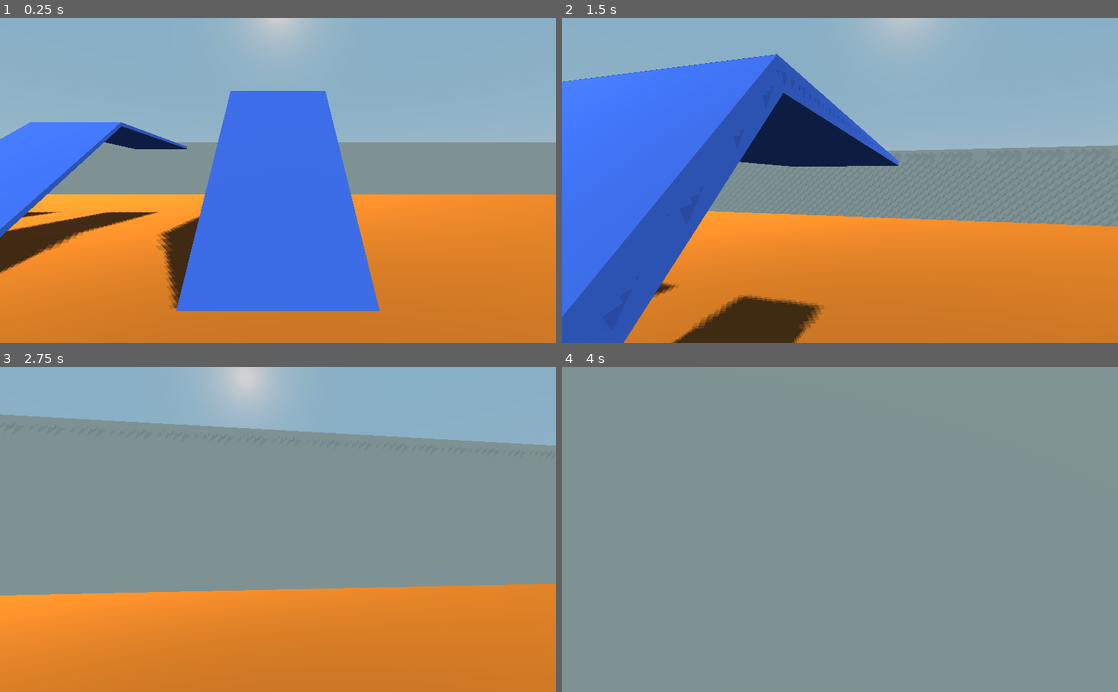
Above: before the commit, frames 1-4 (two rows, left to right).
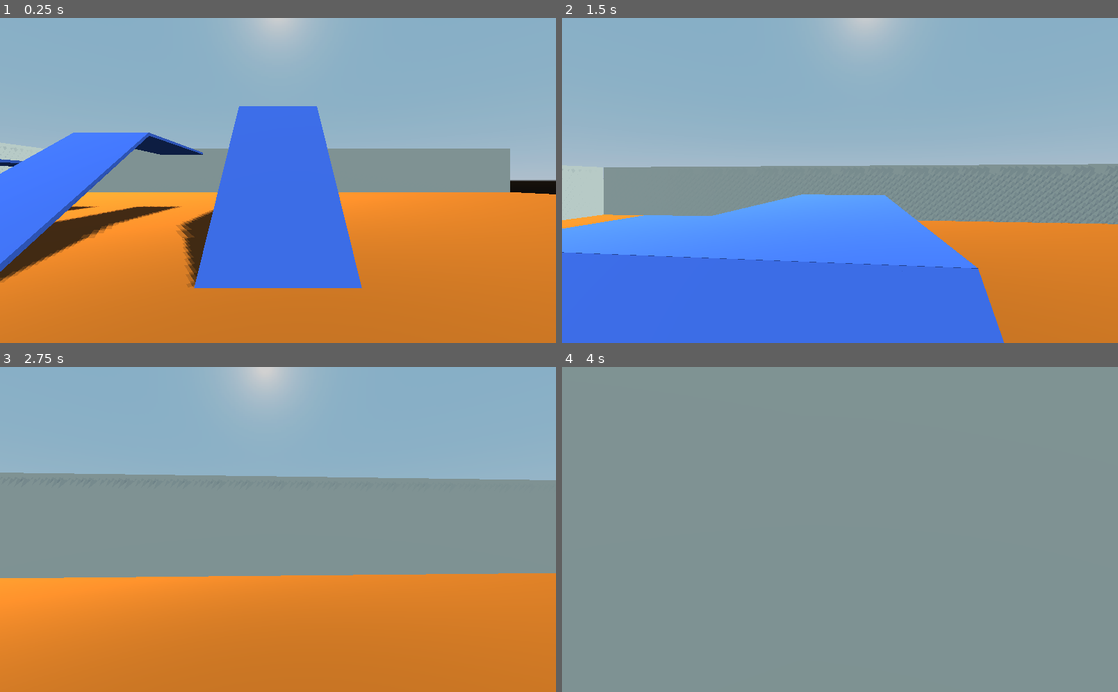
Above: after the commit, the same moments.

Repository: zebus3d/FPS_godot
Game: Godot game, scene res://main.tscn
Two runs of this game, one before a commit and one after it. Both use one fixed random seed, a clock stepped at 60 frames per second and the inputs below.
Inputs (mouse positions are in pixels of both pictures, inside the frame that each line leads up to):
- Up to frame 1 (0.25 s): no input
- Up to frame 2 (1.5 s): tap Enter at 0.5 s; move the mouse to (867, 180) at 0.52 s; press the mouse at (867, 180) at 0.53 s; hold W (move_forward) from 0.53 s (still down); tap Space (jump) at 0.77 s; move the mouse to (812, 180) at 1.27 s; release the mouse at (812, 180) at 1.28 s; tap Shift (move_sprint) at 1.35 s
- Up to frame 3 (2.75 s): keep holding W (move_forward); tap Space (jump) at 1.52 s; move the mouse to (289, 523) at 2.02 s; press the mouse at (289, 523) at 2.03 s
- Up to frame 4 (4 s): keep holding W (move_forward); move the mouse to (834, 536) at 2.77 s; release the mouse at (834, 536) at 2.78 s; tap Shift (move_sprint) at 2.85 s; tap Space (jump) at 3.02, 3.77 s; move the mouse to (878, 532) at 3.52 s; press the mouse at (878, 532) at 3.53 s

The runs differ from the first frame. In frame 1, 15% of the frame differs, in the area x 0-100%, y 22-91%; in frame 2, 52%, in the area x 0-100%, y 0-100%; in frame 3, 19%; in frame 4, less than 0.1%.

Commit message:
menos sensibilidad al raton

Diff:
--- a/PlayerKinematicBody.gd
+++ b/PlayerKinematicBody.gd
@@ -2,7 +2,7 @@
 
 
 var camera_angle = 0
-var mouse_sensitivity = 0.3
+var mouse_sensitivity = 0.12
 var camera_change = Vector2()
 
 var velocity = Vector3()
--- a/main.tscn
+++ b/main.tscn
@@ -97,5 +97,4 @@
 
 [node name="Camera" type="Camera" parent="PlayerKinematicBody/CapsuleCollisionShape/Head" index="0"]
 transform = Transform( 1, 0, 0, 0, -1.62921e-07, 1, 0, -1, -1.62921e-07, 0, 0, 0 )
-fov = 60.0
 far = 200.0
Not shown, changed: Exportados/Linux/fps.pck
Not shown, changed: Exportados/html/index.pck
